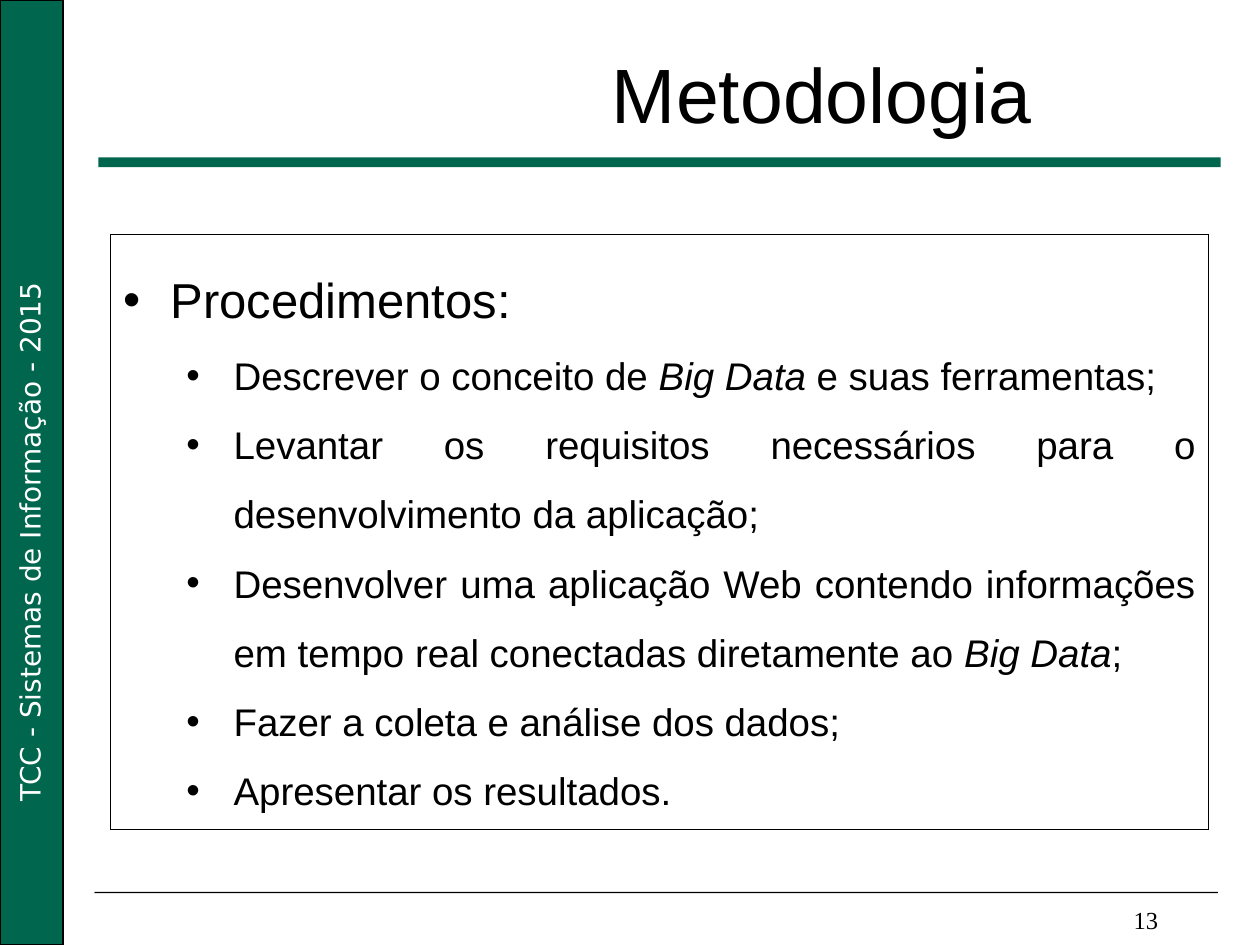
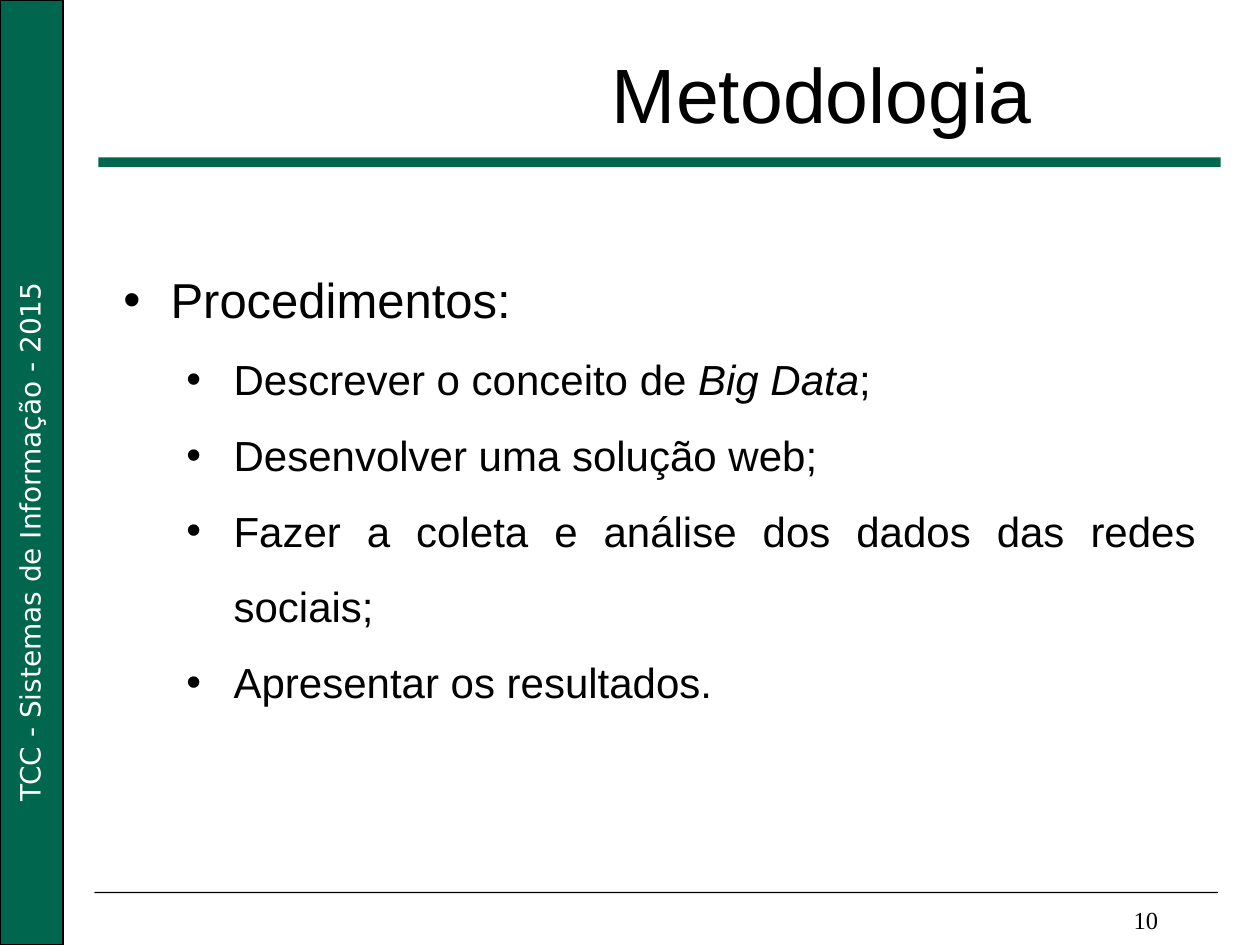
Before and after one commit to Nikofoxxx/TCC, a slide deck: slide 10 of documents/life_cycle/Apresentação_Big_Data.pptx (slide 13 before the commit). Drawn at 1260x945 pixels with LibreOffice and Linux fonts; fonts in the diff are those of the drawing; background and template pictures are left out. Boxes give left, top, right and bottom in pixels: in the first picture for what was removed or moved away, otherwise in the second. Text is boxed around its words. In the diff, an @@ line names an element or a change of style, - is before the commit and + after.

Commit message:
Atualizações Finais para a qualificação
Errata/Apresentação finalizados.

```diff
--- a/documents/life_cycle/Apresentação_Big_Data.pptx
+++ b/documents/life_cycle/Apresentação_Big_Data.pptx
@@ text "Procedimentos:": place and size @@
-text "Procedimentos:" at <box>111,234,1208,830</box>
+text "Procedimentos:" at <box>171,282,1196,706</box>
@@ text "Procedimentos:" at <box>171,282,1196,706</box>: outline #000000 0.75 pt to none @@
@@ text at <box>234,364,1196,628</box>: text changed; size 22 to 24 pt @@
-  • Descrever o conceito de Big Data e suas ferramentas;
-  • Levantar os requisitos necessários para o desenvolvimento da aplicação;
-  • Desenvolver uma aplicação Web contendo informações em tempo real conectadas diretamente ao Big Data;
-  • Fazer a coleta e análise dos dados;
+  • Descrever o conceito de Big Data;
+  • Desenvolver uma solução web;
+  • Fazer a coleta e análise dos dados das redes sociais;
@@ text at <box>234,667,712,706</box>: size 22 to 24 pt in "Apresentar os resultados." @@
@@ text at <box>1134,912,1159,930</box>: text changed @@
-13
+10
```
Also in this commit, not shown: 12 other slides changed, 1 slide added, 3 slides removed, 3 other files.
